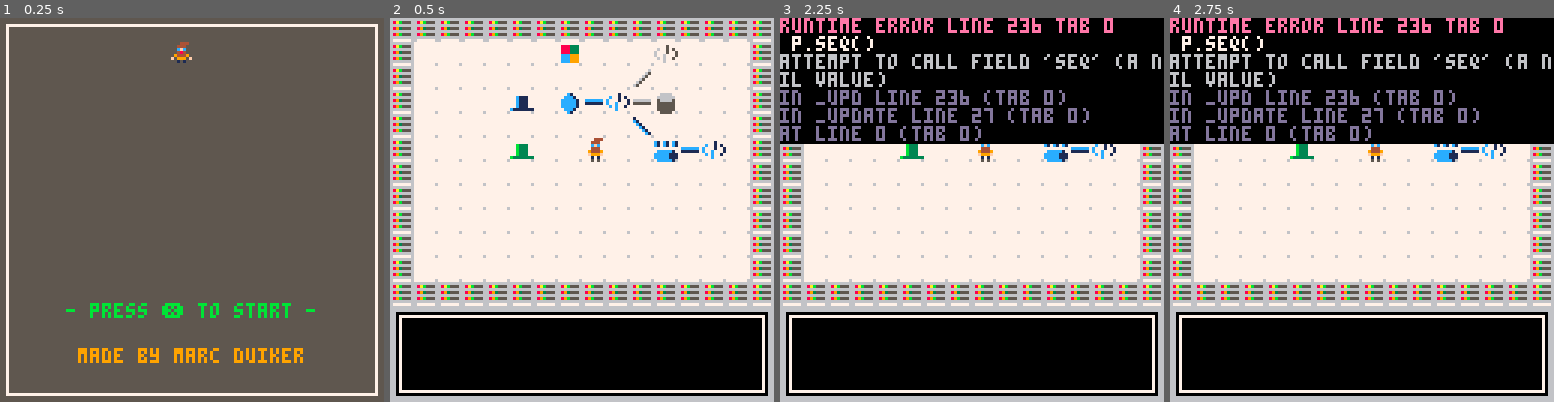
Above: before the commit, frames 1-4 (left to right).
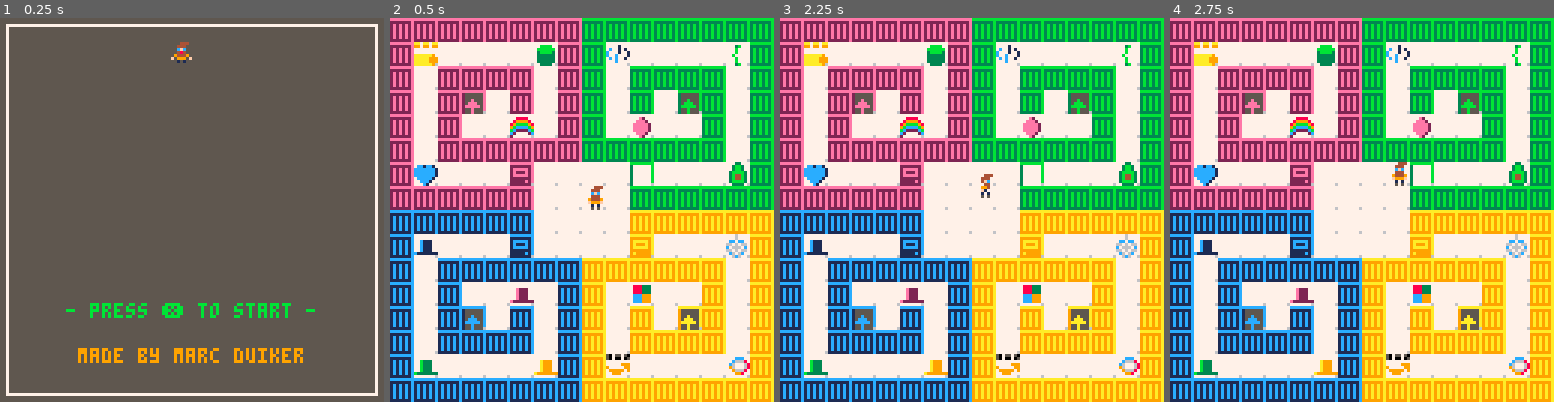
Above: after the commit, the same moments.

Repository: marcduiker/pico-8-games
Game: PICO-8 cartridge carts/diagrid/diagrid.p8
Two runs of this game, one before a commit and one after it. Both use one fixed random seed, a clock stepped at 60 frames per second and the inputs below.
Inputs:
- Up to frame 1 (0.25 s): no input
- Up to frame 2 (0.5 s): tap X (X key) at 0.33 s
- Up to frame 3 (2.25 s): tap O (Z key) at 0.7, 1.7, 2.1 s; tap X (X key) at 1.07, 1.85 s; hold Right 1.6-2.1 s; hold Up from 2.15 s (still down)
- Up to frame 4 (2.75 s): release Up at 2.42 s; hold Right from 2.47 s (still down); tap O (Z key) at 2.5 s

Frame 1 is identical in both runs. In frame 2, 75% of the frame differs, in the area x 0-100%, y 0-100%; in frame 3, 85%; in frame 4, 85%.
Error before the commit: runtime error line 236 tab 0; p.seq(); attempt to call field 'seq' (a nil value)

Commit message:
New level design

Diff:
--- a/carts/diagrid/diagrid.p8
+++ b/carts/diagrid/diagrid.p8
@@ -10,7 +10,7 @@
 
 function init_game()
 	--init_dinos()
-	--init_water()
+	init_racks()
 	add_player()
 	dirx={-1,1,0,0}
 	diry={0,0,-1,1}
@@ -33,8 +33,7 @@
 function _draw()
 	cls()
 	draw_map()
-	--draw_water()
-	--draw_time()
+	draw_racks()
 	_drw()
 end
 
@@ -100,24 +99,6 @@
 	print(text3,hcenter(text3)-2,70,7)
 end
 
-function update_time()
-	if (start_time==nil) then
-		start_time=time()
-	end
-	if not game_over then
-		elapsed_time=time()-start_time
-	end
-end
-
-function draw_time()
-	local text=flr(elapsed_time).." sec"
-	local x1=hcenter(text)
-	local x2=x1+#text*4
-	rectfill(x1-2,120,x2,128,15)
-	rect(x1-2,120,x2,128,5)
-	print(text,x1,122,0)
-end
-
 function hcenter(s)
   return 64-#s*2
 end
@@ -129,7 +110,7 @@
 	p.x=8
 	p.dx=0
 	p.sx=0
-	p.y=5
+	p.y=7
 	p.dy=0
 	p.sy=0
 	p.t=0
@@ -139,9 +120,9 @@
 	p.anim_move={2,3}
 	p.isflipped=false
 	p.seq=nil
-	p.hasegg=false
-	p.eggspr=nil
-	p.egg_anim=nil
+	p.hashat=false
+	p.hatspr=nil
+	p.hat_anim=nil
 	p.isstill=true
 end
 
@@ -151,36 +132,35 @@
 	elseif not p.isstill then
 		spr(get_frame(p.anim_move,p.anim_speed),p.x*8+p.dx,p.y*8+p.dy,1,1,p.isflipped)
 	end
-	if p.hasegg then
-		spr(get_frame(p.egg_anim,p.anim_speed),p.x*8+p.dx,p.y*8+p.dy,1,1,p.isflipped)
+	if p.hashat then
+		spr(get_frame(p.hat_anim,p.anim_speed),p.x*8+p.dx,p.y*8+p.dy,1,1,p.isflipped)
 	end
 end
 
 function update_game()
-	update_time()
 	if btnbuffer==-1 then
-  btnbuffer=getbtn()
- end
- dobtn(btnbuffer)
- btnbuffer=-1
+		btnbuffer=getbtn()
+	end
+	dobtn(btnbuffer)
+	btnbuffer=-1
 end
 
 function update_player(_dx,_dy)
 	if (_dx<0) then
-		p.isstill=false
 		p.isflipped=true
 	elseif (_dx>0) then
-		p.isstill=false
 		p.isflipped=false
 	end
 
 	if (_dx==0 and _dy==0) then
 		p.isstill=true
+	else
+		p.isstill=false
 	end
 
 	local destx=p.x+_dx
 	local desty=p.y+_dy
-	if isblocking(destx,desty,p.hasegg) then
+	if p.isstill==false and isblocking(destx,desty,p.hashat) then
 		p.sx=_dx*8
 		p.sy=_dy*8
 		p.dx=0
@@ -188,20 +168,22 @@
 		p.t=0
 		p.seq=seq_obstacle
 		_upd=update_player_move
-		if isdino(destx,desty) and p.hasegg then
-			if try_deliver_egg(destx,desty,p.eggspr) then
-				sfx(2)
-				p.hasegg=false
-				p.eggspr=nil
-				p.egg_anim=nil
-			end
-		end
-	else
-		if isegg(destx,desty) and not p.hasegg then
+		sfx(1)
+		-- if isdino(destx,desty) and p.hashat then
+		-- 	if try_deliver_hat(destx,desty,p.hatspr) then
+		-- 		sfx(2)
+		-- 		p.hashat=false
+		-- 		p.hatspr=nil
+		-- 		p.hat_anim=nil
+		-- 	end
+		-- end
+	elseif p.isstill==false then
+		sfx(0)
+		if ishat(destx,desty) and not p.hashat then
 			sfx(1)
-			setegganim(destx,desty)
-			p.hasegg=true
-			p.eggspr=mget(destx,desty)
+			sethatanim(destx,desty)
+			p.hashat=true
+			p.hatspr=mget(destx,desty)
 			mset(destx,desty,23)
 		end
 		p.x+=_dx
@@ -212,7 +194,7 @@
 		p.dy=p.sy
 		p.t=0
 		if p.isstill then
-			p.seq=nil
+			p.seq=seq_still
 		else
 			p.seq=seq_walk
 		end
@@ -232,9 +214,8 @@
 
 function update_player_move()
 	if btnbuffer==-1 then
-  btnbuffer=getbtn()
- end
-
+		btnbuffer=getbtn()
+	end
 	p.t=min(p.t+0.25,1)
 	p.seq()
 	if p.t==1 then
@@ -243,27 +224,29 @@
 end
 
 function getbtn()
- for i=0,5 do
-  if btnp(i) then
-   return i
-  end
- end
- return -1
+	for i=0,5 do
+		if btnp(i) then
+			return i
+		end
+	end
+	return -1
 end
 
 function dobtn(button)
- if button<0 then
- 	-- stand still
- 	return
- end
- if button>=0 and button<4 then
-  update_player(dirx[button+1],diry[button+1])
-  return
- end
- if button==5 then
-  run()
- end
-
+	if button<0 then
+		update_player(0,0)
+		return
+	end
+	if button>=0 and button<4 then
+		update_player(dirx[button+1],diry[button+1])
+		return
+	end
+	if button==5 then
+		run()
+	end
+end
+
+function seq_still()
 end
 
 function seq_walk()
@@ -276,17 +259,10 @@
 	p.dy=p.sy*(1-p.t)
 end
 
-function isblocking(_x,_y,_hasegg)
+function isblocking(_x,_y,_hashat)
 	local isobs=isobstacle(_x,_y)
-	local iswaterandegg=iswater(_x,_y) and _hasegg
-	local isdino=isdino(_x,_y)
-	if isdino then
-		sfx(6)
-		return true
-	elseif iswaterandegg then
-		sfx(4)
-		return true
-	elseif isobs then
+
+	if isobs then
 		sfx(3)
 		return true
 	end
@@ -299,102 +275,92 @@
 	return fget(tile,0)
 end
 
-function iswater(_x,_y)
+function ishat(_x,_y)
 	local tile=mget(_x,_y)
 	return fget(tile,3)
 end
 
-function isegg(_x,_y)
+function sethatanim(_x,_y)
 	local tile=mget(_x,_y)
-	return fget(tile,1)
-end
-
-function isdino(_x,_y)
-	local tile=mget(_x,_y)
-	return fget(tile,2)
-end
-
-function setegganim(_x,_y)
-	local tile=mget(_x,_y)
-	p.egg_anim={tile+1,tile+2}
+	p.hat_anim={tile+1,tile+2}
 end
 -->8
 -- map
 
 function init_map()
-	dino1={
-		x=nil,
-		y=nil,
-		heartx=1,
-		hearty=1,
-		anim_speed=15,
-		anim_move1={40,42},
-		anim_move2={41,43},
-		anim_move3={56,58},
-		anim_move4={57,59},
-		hasegg=false,
-		eggspr=48,
-		eggx=3,
-		eggy=3}
-	dino2={
-		x=nil,
-		y=nil,
-		heartx=14,
-		hearty=1,
-		anim_speed=15,
-		anim_move1={12,14},
-		anim_move2={13,15},
-		anim_move3={28,30},
-		anim_move4={29,31},
-		hasegg=false,
-		eggspr=35,
-		eggx=12,
-		eggy=3}
-	dino3={
-		x=nil,
-		y=nil,
-		heartx=1,
-		hearty=13,
-		anim_speed=15,
-		anim_move1={8,10},
-		anim_move2={9,11},
-		anim_move3={24,26},
-		anim_move4={25,27},
-		hasegg=false,
-		eggspr=32,
-		eggx=3,
-		eggy=14}
-	dino4={
-		x=13,
-		y=13,
-		heartx=13,
-		hearty=13,
-		anim_speed=15,
-		anim_move1={44,46},
-		anim_move2={45,47},
-		anim_move3={60,62},
-		anim_move4={61,63},
-		hasegg=false,
-		eggspr=51,
-		eggx=12,
-		eggy=14}
-	dinos={dino1,dino2,dino3,dino4}
-end
-
-function try_deliver_egg(_x,_y,_eggspr)
+	-- dino1={
+	-- 	x=nil,
+	-- 	y=nil,
+	-- 	heartx=1,
+	-- 	hearty=1,
+	-- 	anim_speed=15,
+	-- 	anim_move1={40,42},
+	-- 	anim_move2={41,43},
+	-- 	anim_move3={56,58},
+	-- 	anim_move4={57,59},
+	-- 	hashat=false,
+	-- 	eggspr=48,
+	-- 	eggx=3,
+	-- 	eggy=3}
+	-- dino2={
+	-- 	x=nil,
+	-- 	y=nil,
+	-- 	heartx=14,
+	-- 	hearty=1,
+	-- 	anim_speed=15,
+	-- 	anim_move1={12,14},
+	-- 	anim_move2={13,15},
+	-- 	anim_move3={28,30},
+	-- 	anim_move4={29,31},
+	-- 	hashat=false,
+	-- 	eggspr=35,
+	-- 	eggx=12,
+	-- 	eggy=3}
+	-- dino3={
+	-- 	x=nil,
+	-- 	y=nil,
+	-- 	heartx=1,
+	-- 	hearty=13,
+	-- 	anim_speed=15,
+	-- 	anim_move1={8,10},
+	-- 	anim_move2={9,11},
+	-- 	anim_move3={24,26},
+	-- 	anim_move4={25,27},
+	-- 	hashat=false,
+	-- 	eggspr=32,
+	-- 	eggx=3,
+	-- 	eggy=14}
+	-- dino4={
+	-- 	x=13,
+	-- 	y=13,
+	-- 	heartx=13,
+	-- 	hearty=13,
+	-- 	anim_speed=15,
+	-- 	anim_move1={44,46},
+	-- 	anim_move2={45,47},
+	-- 	anim_move3={60,62},
+	-- 	anim_move4={61,63},
+	-- 	hashat=false,
+	-- 	eggspr=51,
+	-- 	eggx=12,
+	-- 	eggy=14}
+	-- dinos={dino1,dino2,dino3,dino4}
+end
+
+function try_deliver_hat(_x,_y,_hatspr)
 	local is_delivered=false
-	for _d=1,#dinos do
-		is_delivered=try_deliver(_x,_y,_eggspr,dinos[_d])
-		if is_delivered then
-			score+=1
-			return true
-		end
-	end
+	-- for _d=1,#dinos do
+	-- 	is_delivered=try_deliver(_x,_y,_hatspr,dinos[_d])
+	-- 	if is_delivered then
+	-- 		score+=1
+	-- 		return true
+	-- 	end
+	-- end
 	return false
 end
 
-function try_deliver(_x,_y,_eggspr,_dino)
-	if _dino.eggspr==_eggspr and
+function try_deliver(_x,_y,_hatspr,_dino)
+	if _dino.eggspr==_hatspr and
 		is_adjacent(_x,_y,_dino) then
 		place_hat(_dino)
 		return true
@@ -405,7 +371,7 @@
 function place_hat(_dino)
 	mset(_dino.eggx,_dino.eggy,_dino.eggspr)
 	fset(_dino.eggspr,1,false)
-	_dino.hasegg=true
+	_dino.hashat=true
 end
 
 function is_adjacent(_x,_y,_dino)
@@ -429,19 +395,19 @@
 -->8
 --map
 
-function init_water()
-	water={
+function init_racks()
+	racks={
 		anim_speed=15,
-		anim_move={38,39}
+		anim_move={36,37}
 	}
 end
 
-function draw_water()
+function draw_racks()
 	for x=0,15 do
 		for y=0,15 do
 			local _tile=mget(x,y)
 			if fget(_tile,3) then
-				mset(x,y,get_frame(water.anim_move,water.anim_speed))
+				mset(x,y,get_frame(racks.anim_move,racks.anim_speed))
 			end
 		end
 	end
@@ -514,22 +480,28 @@
 
 
 __gff__
-0000000000000000060303030302020200030303030000000603030303020202000000000101000006000000000002020000000001010100060000000000000000000000000000000000000000000000000000000000000000000000000000000000000000000000000000000000000000000000000000000000000000000000
+0000000000000000020202020202020202020202010101010202020000000000000000000000000002020202000000000101010100000000020202020000000000000000000000000000000000000000000000000000000000000000000000000000000000000000000000000000000000000000000000000000000000000000
 0000000000000000000000000000000000000000000000000000000000000000000000000000000000000000000000000000000000000000000000000000000000000000000000000000000000000000000000000000000000000000000000000000000000000000000000000000000000000000000000000000000000000000
 __map__
-2424242424242424242424242424242400000000000000000000000000000000000000000000000000000000000000000000000000000000000000000000000000000000000000000000000000000000000000000000000000000000000000000000000000000000000000000000000000000000000000000000000000000000
-2437373737373734373737113737372400000000000000000000000000000000000000000000000000000000000000000000000000000000000000000000000000000000000000000000000000000000000000000000000000000000000000000000000000000000000000000000000000000000000000000000000000000000
-2437373737373737373716373737372400000000000000000000000000000000000000000000000000000000000000000000000000000000000000000000000000000000000000000000000000000000000000000000000000000000000000000000000000000000000000000000000000000000000000000000000000000000
-243737373708370c0d0915123737372400000000000000000000000000000000000000000000000000000000000000000000000000000000000000000000000000000000000000000000000000000000000000000000000000000000000000000000000000000000000000000000000000000000000000000000000000000000
-243737373737373737370f373737372400000000000000000000000000000000000000000000000000000000000000000000000000000000000000000000000000000000000000000000000000000000000000000000000000000000000000000000000000000000000000000000000000000000000000000000000000000000
-24373737371837373737370b0d09372400000000000000000000000000000000000000000000000000000000000000000000000000000000000000000000000000000000000000000000000000000000000000000000000000000000000000000000000000000000000000000000000000000000000000000000000000000000
-2437373737373737373737373737372400000000000000000000000000000000000000000000000000000000000000000000000000000000000000000000000000000000000000000000000000000000000000000000000000000000000000000000000000000000000000000000000000000000000000000000000000000000
-2437373737373737373737373737372400000000000000000000000000000000000000000000000000000000000000000000000000000000000000000000000000000000000000000000000000000000000000000000000000000000000000000000000000000000000000000000000000000000000000000000000000000000
-2437373737373737373737373737372400000000000000000000000000000000000000000000000000000000000000000000000000000000000000000000000000000000000000000000000000000000000000000000000000000000000000000000000000000000000000000000000000000000000000000000000000000000
-2437373737373737373737373737372400000000000000000000000000000000000000000000000000000000000000000000000000000000000000000000000000000000000000000000000000000000000000000000000000000000000000000000000000000000000000000000000000000000000000000000000000000000
-2437373737373737373737373737372400000000000000000000000000000000000000000000000000000000000000000000000000000000000000000000000000000000000000000000000000000000000000000000000000000000000000000000000000000000000000000000000000000000000000000000000000000000
-2424242424242424242424242424242400000000000000000000000000000000000000000000000000000000000000000000000000000000000000000000000000000000000000000000000000000000000000000000000000000000000000000000000000000000000000000000000000000000000000000000000000000000
-4041414141414141414141414141414200000000000000000000000000000000000000000000000000000000000000000000000000000000000000000000000000000000000000000000000000000000000000000000000000000000000000000000000000000000000000000000000000000000000000000000000000000000
-5000000000000000000000000000005200000000000000000000000000000000000000000000000000000000000000000000000000000000000000000000000000000000000000000000000000000000000000000000000000000000000000000000000000000000000000000000000000000000000000000000000000000000
-5000000000000000000000000000005200000000000000000000000000000000000000000000000000000000000000000000000000000000000000000000000000000000000000000000000000000000000000000000000000000000000000000000000000000000000000000000000000000000000000000000000000000000
-6061616161616161616161616161616200000000000000000000000000000000000000000000000000000000000000000000000000000000000000000000000000000000000000000000000000000000000000000000000000000000000000000000000000000000000000000000000000000000000000000000000000000000
+3333333333333333313131313131313100000000000000000000000000000000000000000000000000000000000000000000000000000000000000000000000000000000000000000000000000000000000000000000000000000000000000000000000000000000000000000000000000000000000000000000000000000000
+330f3f3f3f3f0d33310c3f3f3f3f193100000000000000000000000000000000000000000000000000000000000000000000000000000000000000000000000000000000000000000000000000000000000000000000000000000000000000000000000000000000000000000000000000000000000000000000000000000000
+333f333333333f33313f313131313f3100000000000000000000000000000000000000000000000000000000000000000000000000000000000000000000000000000000000000000000000000000000000000000000000000000000000000000000000000000000000000000000000000000000000000000000000000000000
+333f33133f333f33313f313f11313f3100000000000000000000000000000000000000000000000000000000000000000000000000000000000000000000000000000000000000000000000000000000000000000000000000000000000000000000000000000000000000000000000000000000000000000000000000000000
+333f333f3f1a3f33313f0e3f3f313f3100000000000000000000000000000000000000000000000000000000000000000000000000000000000000000000000000000000000000000000000000000000000000000000000000000000000000000000000000000000000000000000000000000000000000000000000000000000
+333f3333333333333131313131313f3100000000000000000000000000000000000000000000000000000000000000000000000000000000000000000000000000000000000000000000000000000000000000000000000000000000000000000000000000000000000000000000000000000000000000000000000000000000
+33383f3f3f173f3f3f3f213f3f3f183100000000000000000000000000000000000000000000000000000000000000000000000000000000000000000000000000000000000000000000000000000000000000000000000000000000000000000000000000000000000000000000000000000000000000000000000000000000
+3333333333333f3f3f3f31313131313100000000000000000000000000000000000000000000000000000000000000000000000000000000000000000000000000000000000000000000000000000000000000000000000000000000000000000000000000000000000000000000000000000000000000000000000000000000
+3030303030303f3f3f3f32323232323200000000000000000000000000000000000000000000000000000000000000000000000000000000000000000000000000000000000000000000000000000000000000000000000000000000000000000000000000000000000000000000000000000000000000000000000000000000
+30083f3f3f143f3f3f3f163f3f3f2b3200000000000000000000000000000000000000000000000000000000000000000000000000000000000000000000000000000000000000000000000000000000000000000000000000000000000000000000000000000000000000000000000000000000000000000000000000000000
+303f3030303030303232323232323f3200000000000000000000000000000000000000000000000000000000000000000000000000000000000000000000000000000000000000000000000000000000000000000000000000000000000000000000000000000000000000000000000000000000000000000000000000000000
+303f303f3f0b3f30323f283f3f323f3200000000000000000000000000000000000000000000000000000000000000000000000000000000000000000000000000000000000000000000000000000000000000000000000000000000000000000000000000000000000000000000000000000000000000000000000000000000
+303f30103f303f30323f323f12323f3200000000000000000000000000000000000000000000000000000000000000000000000000000000000000000000000000000000000000000000000000000000000000000000000000000000000000000000000000000000000000000000000000000000000000000000000000000000
+303f303030303f30323f323232323f3200000000000000000000000000000000000000000000000000000000000000000000000000000000000000000000000000000000000000000000000000000000000000000000000000000000000000000000000000000000000000000000000000000000000000000000000000000000
+30093f3f3f3f0a3032293f3f3f3f2a3200000000000000000000000000000000000000000000000000000000000000000000000000000000000000000000000000000000000000000000000000000000000000000000000000000000000000000000000000000000000000000000000000000000000000000000000000000000
+3030303030303030323232323232323200000000000000000000000000000000000000000000000000000000000000000000000000000000000000000000000000000000000000000000000000000000000000000000000000000000000000000000000000000000000000000000000000000000000000000000000000000000
+…(6 lines of a section not shown)…
Not shown, changed: 32 lines of the sprite sheet (__gfx__) section of carts/diagrid/diagrid.p8
Not shown, changed: the sound effects (__sfx__) section of carts/diagrid/diagrid.p8
